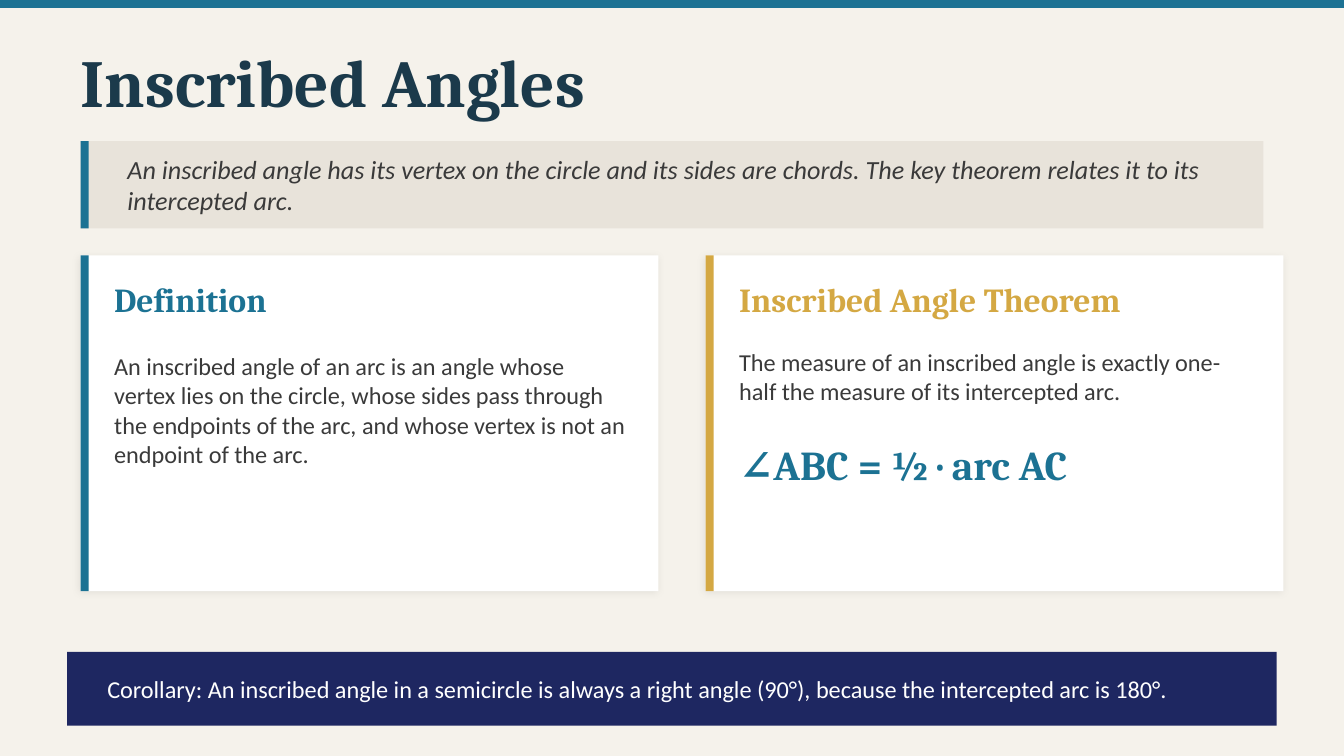
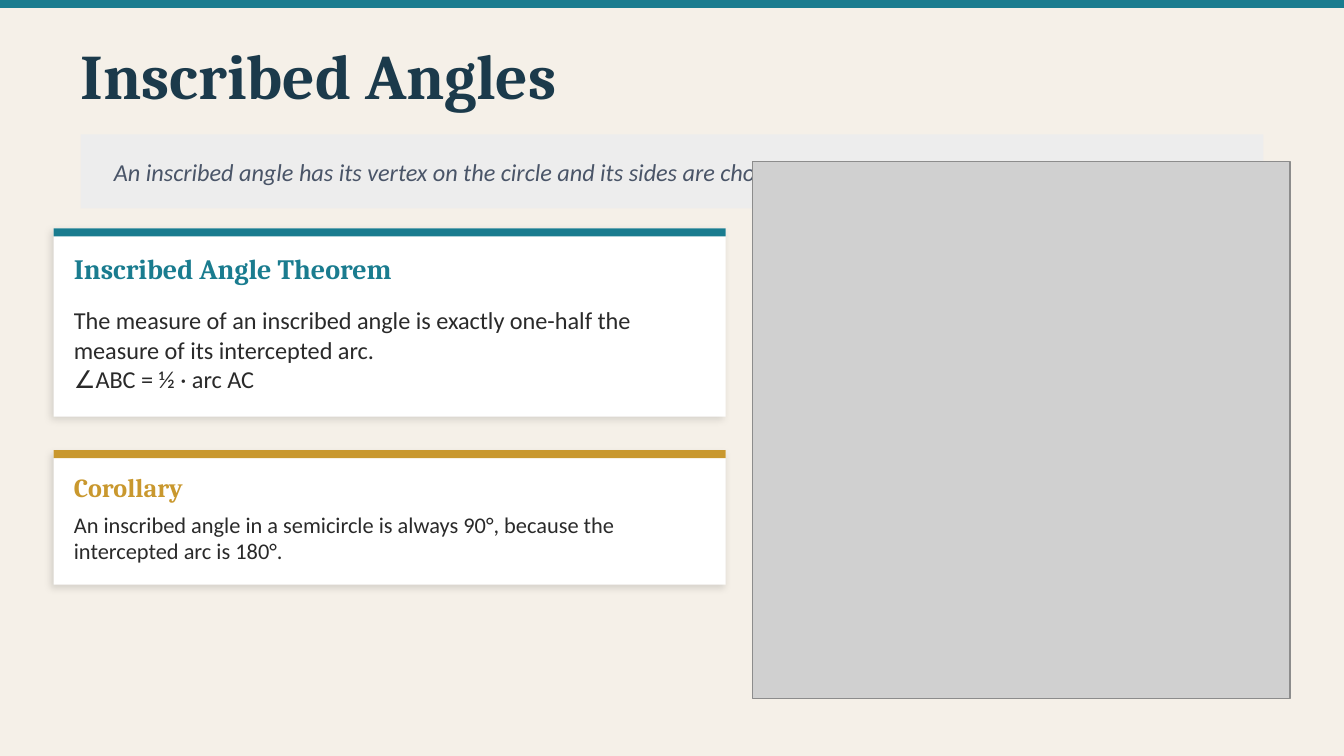
Before and after one commit to andrewhvolk/andrewhvolk.github.io, a slide deck: slide 10 of slides/Math130Unit2D.pptx (slide 6 before the commit). Drawn at 1344x756 pixels with LibreOffice and Linux fonts; fonts in the diff are those of the drawing; grey boxes stand for pictures. Boxes give left, top, right and bottom in pixels: in the first picture for what was removed or moved away, otherwise in the second. Text is boxed around its words. In the diff, an @@ line names an element or a change of style, - is before the commit and + after.

Commit message:
Updated Circles Slides

```diff
--- a/slides/Math130Unit2D.pptx
+++ b/slides/Math130Unit2D.pptx
@@ background #F5F2EB to #F5F0E8 @@
@@ text "Inscribed Angles" at (81, 55, 557, 113): size 36 to 34 pt @@
@@ rectangle: place and size @@
-rectangle at (81, 141, 1263, 228)
+rectangle at (81, 134, 1263, 208)
@@ rectangle at (81, 134, 1263, 208): fill #E8E3DA to #EDEDED @@
@@ rectangle removed at (81, 141, 89, 228) @@
@@ text at (114, 161, 791, 187): text changed; size 14 to 13 pt; text colour #3A3A3A to #4A5568 @@
-An inscribed angle has its vertex on the circle and its sides are chords. The key theorem relates it to its intercepted arc.
+An inscribed angle has its vertex on the circle and its sides are chords.
@@ picture added at (753, 161, 1290, 699) @@
@@ rectangle: place and size @@
-rectangle at (81, 255, 659, 591)
+rectangle at (54, 228, 726, 417)
@@ rectangle at (54, 228, 726, 417): shadow changed @@
@@ rectangle added at (54, 228, 726, 237), fill #1A7C8F @@
@@ text "Inscribed Angle Theorem": place and size @@
-text "Inscribed Angle Theorem" at (739, 288, 1121, 320)
+text "Inscribed Angle Theorem" at (74, 259, 392, 285)
@@ text "Inscribed Angle Theorem" at (74, 259, 392, 285): size 18 to 15 pt, text colour #D4A843 to #1A7C8F @@
@@ rectangle removed at (81, 255, 89, 591) @@
@@ rectangle removed at (706, 255, 1284, 591) @@
@@ rectangle removed at (706, 255, 714, 591) @@
@@ text removed at (114, 288, 266, 313) @@
-Definition
@@ text at (74, 312, 631, 363): text colour #3A3A3A to #2A2A2A in "The measure of an inscribed angle is ..." @@
@@ text "The measure of an inscribed ...": place and size @@
-text "The measure of an inscribed ..." at (739, 354, 1220, 404)
+text "The measure of an inscribed ..." at (74, 312, 631, 388)
@@ text removed at (114, 358, 624, 467) @@
-An inscribed angle of an arc is an angle whose vertex lies on the circle, whose sides pass through the endpoints of the arc, and whose vertex is not an endpoint of the arc.
@@ text at (96, 371, 254, 388): paragraph added @@
+∠ABC = ½ · arc AC
@@ rectangle added at (54, 450, 726, 585), fill #FFFFFF @@
@@ rectangle added at (54, 450, 726, 458), fill #C9982E @@
@@ text added at (74, 479, 183, 503), 14 pt, text #C9982E, bold @@
+Corollary
@@ text removed at (773, 452, 1068, 481) @@
-∠ABC = ½ · arc AC
@@ text at (74, 517, 614, 563): text changed; size 13 to 12 pt; text colour #FFFFFF to #2A2A2A @@
-Corollary: An inscribed angle in a semicircle is always a right angle (90°), because the intercepted arc is 180°.
+An inscribed angle in a semicircle is always 90°, because the intercepted arc is 180°.
@@ rectangle removed at (67, 652, 1277, 726) @@
```
Also in this commit, not shown: 21 other slides changed, 8 slides added, 2 slides removed, 1 other file.
